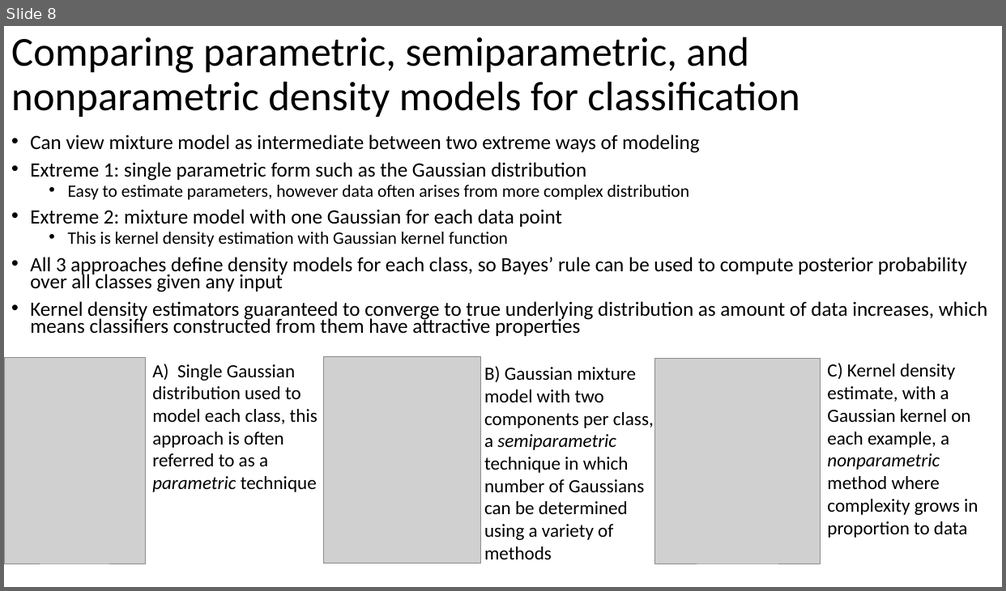
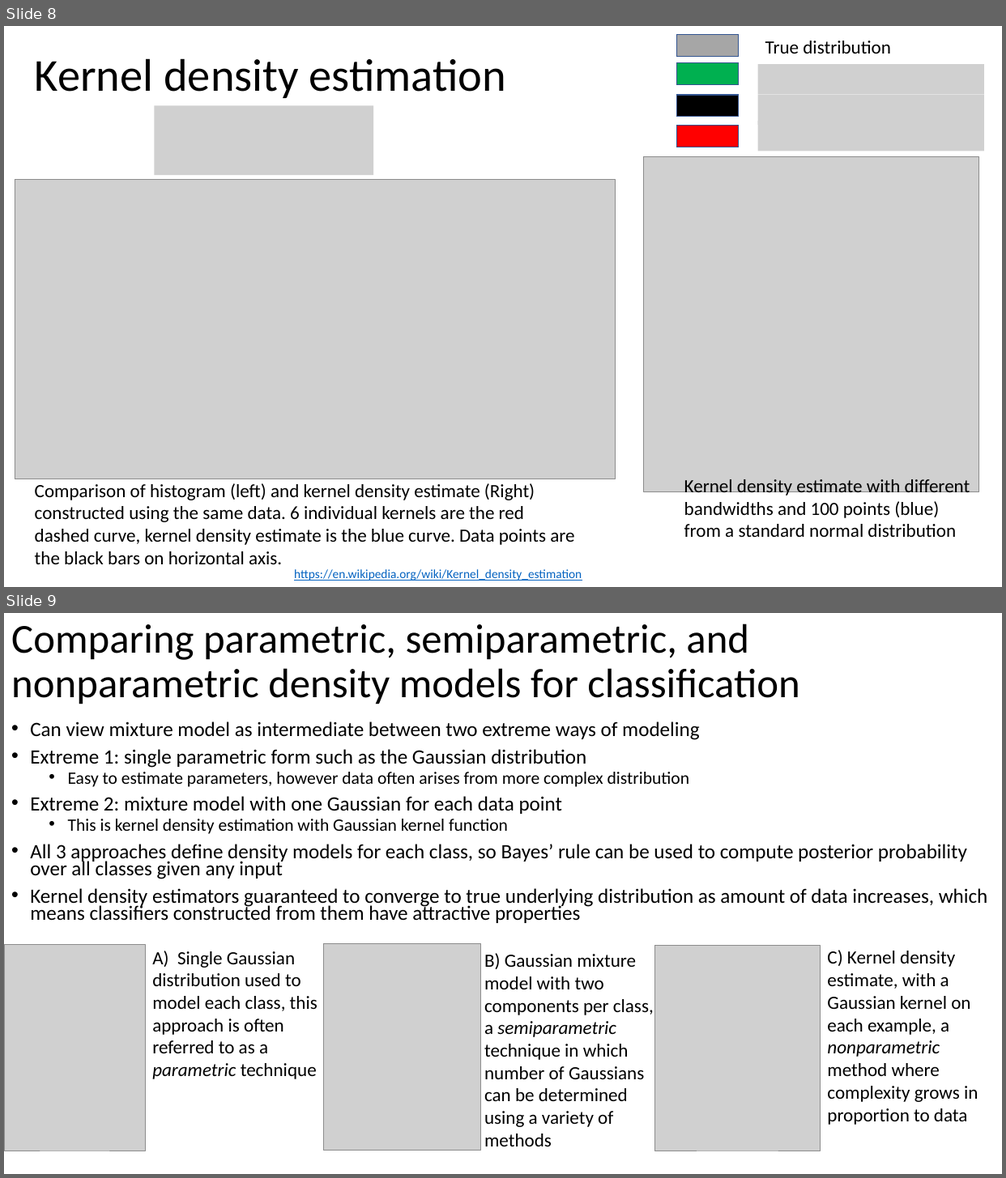
Before and after one commit to russellu/cs405, a slide deck: Lecture_29.pptx. Shown one above the other, each under a label of ours: slide 8 before the commit, slides 8 and 9 after it. The pictures are 1006x591 and 1006x1178 pixels, drawn with LibreOffice and Linux fonts; fonts in the diff are those of the drawing; grey boxes stand for pictures. Boxes give left, top, right and bottom in pixels: in the first picture for what was removed or moved away, otherwise in the second. Text is boxed around its words. In the diff, an @@ line names an element or a change of style, - is before the commit and + after.

```diff
--- a/Lecture_29.pptx
+++ b/Lecture_29.pptx
@@ slide 8 added at <box>4,26,1002,587</box>, background #FFFFFF @@
@@ rectangle added at <box>677,34,739,56</box>, fill #A6A6A6, outline #325491 1 pt @@
@@ text added at <box>765,41,891,54</box>, 18 pt, text #000000 @@
+True distribution
@@ title added at <box>35,58,506,98</box>, 44 pt, text #000000 @@
+Kernel density estimation
@@ rectangle added at <box>677,62,739,84</box>, fill #00B050, outline #325491 1 pt @@
@@ picture added at <box>758,64,984,94</box> @@
@@ rectangle added at <box>677,95,739,117</box>, fill #000000, outline #325491 1 pt @@
@@ picture added at <box>758,94,984,124</box> @@
@@ picture added at <box>155,105,374,175</box> @@
@@ picture added at <box>758,121,984,151</box> @@
@@ rectangle added at <box>677,126,739,148</box>, fill #FF0000, outline #325491 1 pt @@
@@ picture added at <box>643,156,978,492</box> @@
@@ picture added at <box>15,179,615,480</box> @@
@@ text added at <box>35,484,574,565</box>, 18 pt, text #000000 @@
+Comparison of histogram (left) and kernel density estimate (Right) constructed using the same data. 6 individual kernels are the red dashed curve, kernel density estimate is the blue curve. Data points are the black bars on horizontal axis.
@@ text added at <box>684,480,970,537</box>, 18 pt, text #000000 @@
+Kernel density estimate with different bandwidths and 100 points (blue) from a standard normal distribution
@@ text added at <box>294,570,582,581</box>, 12 pt, text #0563C1, underline @@
+https://en.wikipedia.org/wiki/Kernel_density_estimation
@@ what was slide 8 is now slide 9 @@
```
Also in this commit, not shown: 3 slides changed, 1 other slide added, 1 slide removed, 1 other file.
